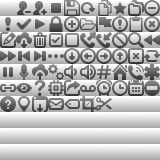
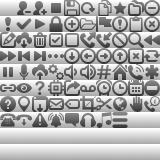
Layers edited between the first and the second 160px x 160px image:
painted on "Icons" over (0, 64, 160, 128)
